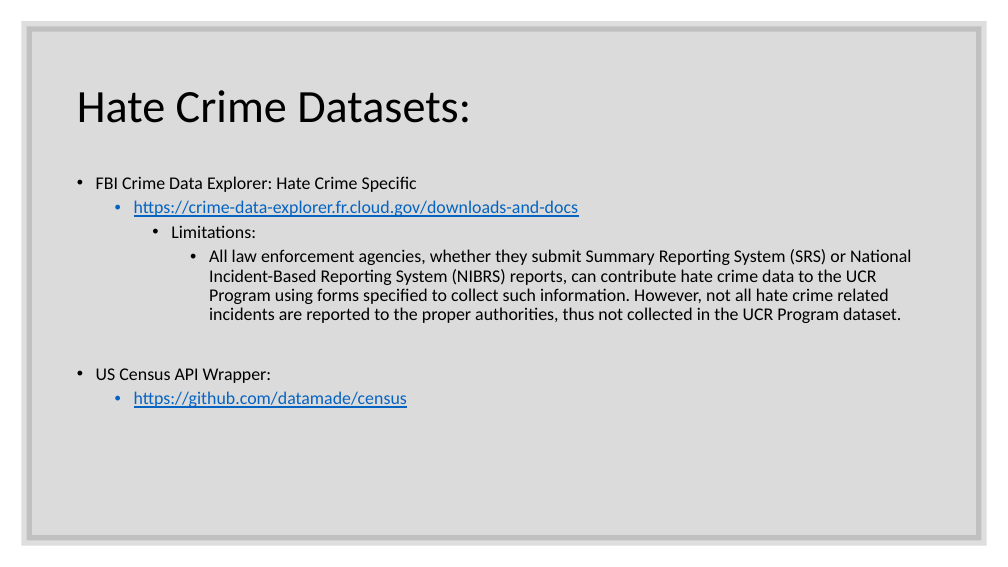
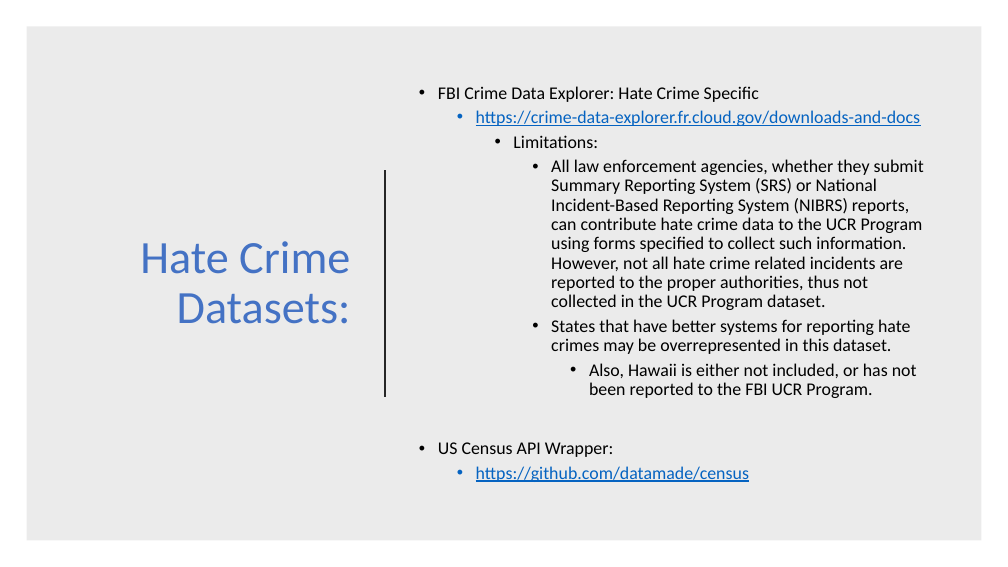
Before and after one commit to ZGrinacoff/Eight-Years-Later, a slide deck: slide 27 of Hate_Crime_Study.pptx (slide 2 before the commit). Drawn at 1008x567 pixels with LibreOffice and Linux fonts; fonts in the diff are those of the drawing. Boxes give left, top, right and bottom in pixels: in the first picture for what was removed or moved away, otherwise in the second. Text is boxed around its words. In the diff, an @@ line names an element or a change of style, - is before the commit and + after.

Commit message:
PPTX Presentation

```diff
--- a/Hate_Crime_Study.pptx
+++ b/Hate_Crime_Study.pptx
@@ rectangle at [26,26,982,541]: fill #000000 at 14% opacity to #000000 at 8% opacity; outline #262626 10 pt to none @@
@@ title "Hate Crime Datasets:": place and size @@
-title "Hate Crime Datasets:" at [77,90,471,123]
+title "Hate Crime Datasets:" at [140,241,351,324]
@@ title "Hate Crime Datasets:" at [140,241,351,324]: text colour #000000 to #4472C4; alignment left to right @@
@@ text "FBI Crime Data Explorer: Hate ...": place and size @@
-text "FBI Crime Data Explorer: Hate ..." at [96,176,911,408]
+text "FBI Crime Data Explorer: Hate ..." at [438,86,924,482]
@@ text "FBI Crime Data Explorer: Hate ..." at [438,86,924,482]: vertical alignment top to middle @@
@@ line added from (385, 170) to (385, 397), #262626 1.5 pt @@
@@ text at [551,319,917,398]: paragraphs added @@
+      • States that have better systems for reporting hate crimes may be overrepresented in this dataset.
+        • Also, Hawaii is either not included, or has not been reported to the FBI UCR Program.
```
Also in this commit, not shown: 3 other slides changed, 24 slides added, 1 slide removed.
